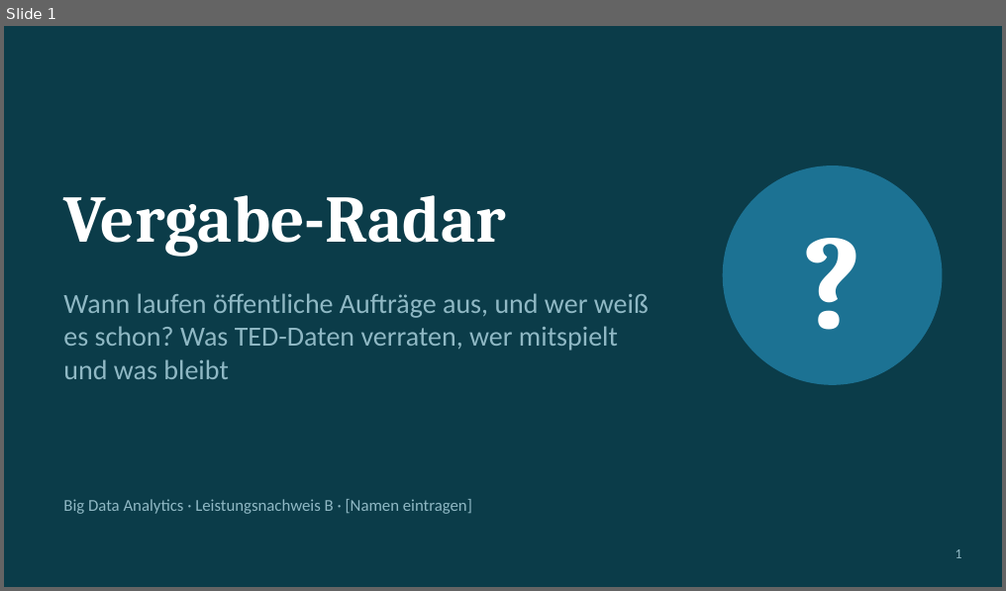
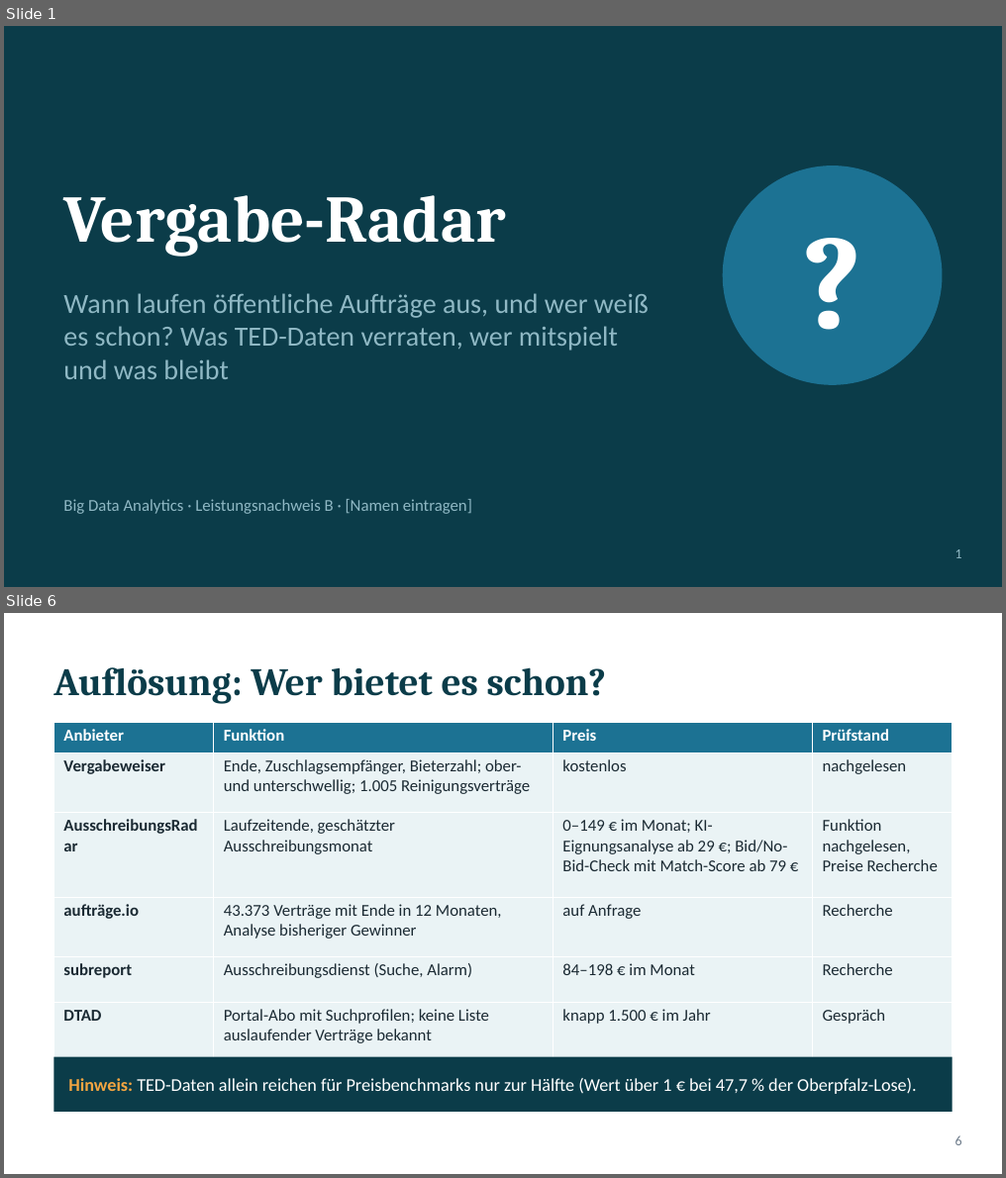
Before and after one commit to ludwigrichthammer9-web/vergabe_radar, a slide deck: docs/vortrag/vortrag_vergabe_radar.pptx. Shown one above the other, each under a label of ours: slide 1 before the commit, slides 1 and 6 after it; the slides between them are not shown. The pictures are 1006x591 and 1006x1178 pixels, drawn with LibreOffice and Linux fonts; fonts in the diff are those of the drawing. Boxes give left, top, right and bottom in pixels: in the first picture for what was removed or moved away, otherwise in the second. Text is boxed around its words. In the diff, an @@ line names an element or a change of style, - is before the commit and + after.

```diff
--- a/docs/vortrag/vortrag_vergabe_radar.pptx
+++ b/docs/vortrag/vortrag_vergabe_radar.pptx
@@ slide 6 added at (4, 613, 1002, 1174), background #FFFFFF @@
@@ title added at (54, 667, 607, 704), 28 pt, text #0B3C49, bold @@
+Auflösung: Wer bietet es schon?
@@ table added at (54, 723, 952, 1062), 6 rows, 4 columns @@
+Anbieter | Funktion | Preis | Prüfstand
+Vergabeweiser | Ende, Zuschlagsempfänger, Bieterzahl; ober- und unterschwellig; 1.005 Reinigungsverträge | kostenlos | nachgelesen
+AusschreibungsRadar | Laufzeitende, geschätzter Ausschreibungsmonat | 0–149 € im Monat; KI-Eignungsanalyse ab 29 €; Bid/No-Bid-Check mit Match-Score ab 79 € | Funktion nachgelesen, Preise Recherche
+aufträge.io | 43.373 Verträge mit Ende in 12 Monaten, Analyse bisheriger Gewinner | auf Anfrage | Recherche
+subreport | Ausschreibungsdienst (Suche, Alarm) | 84–198 € im Monat | Recherche
+DTAD | Portal-Abo mit Suchprofilen; keine Liste auslaufender Verträge bekannt | knapp 1.500 € im Jahr | Gespräch
@@ rectangle added at (54, 1058, 952, 1112), fill #0B3C49 @@
@@ text added at (68, 1078, 917, 1094), 13 pt, text #FFFFFF @@
+Hinweis: TED-Daten allein reichen für Preisbenchmarks nur zur Hälfte (Wert über 1 € bei 47,7 % der Oberpfalz-Lose).
@@ text added at (955, 1136, 962, 1146), 10 pt, text #6C7A89 @@
+6
```
Also in this commit, not shown: 8 slides changed, 2 other slides added, 3 slides removed, 1 other file.
